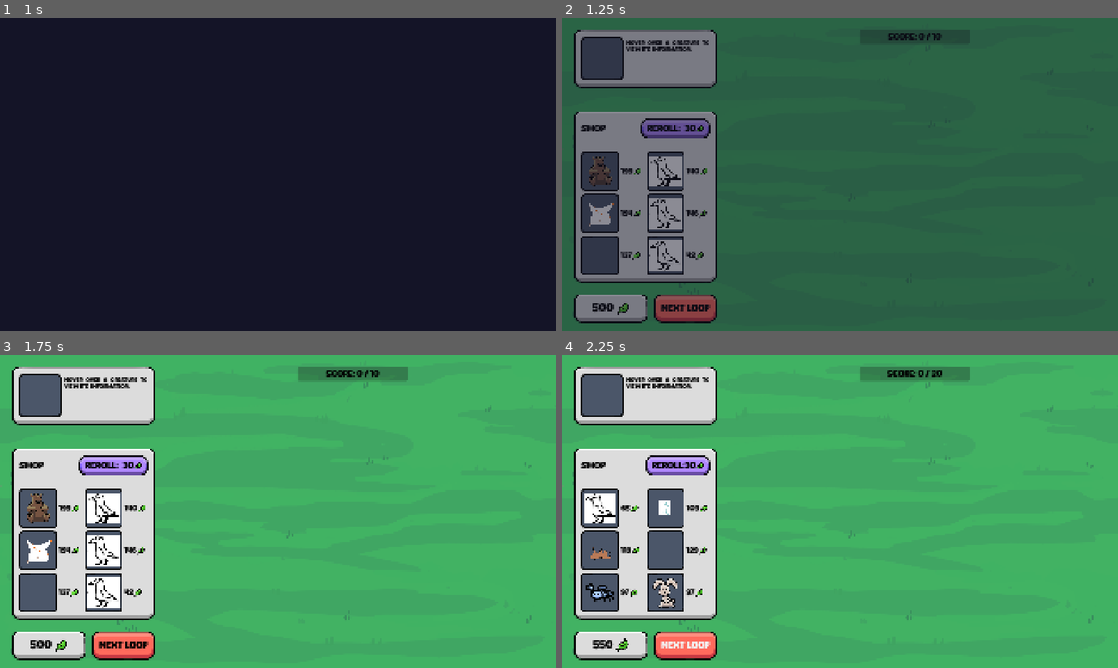
Above: before the commit, frames 1-4 (two rows, left to right).
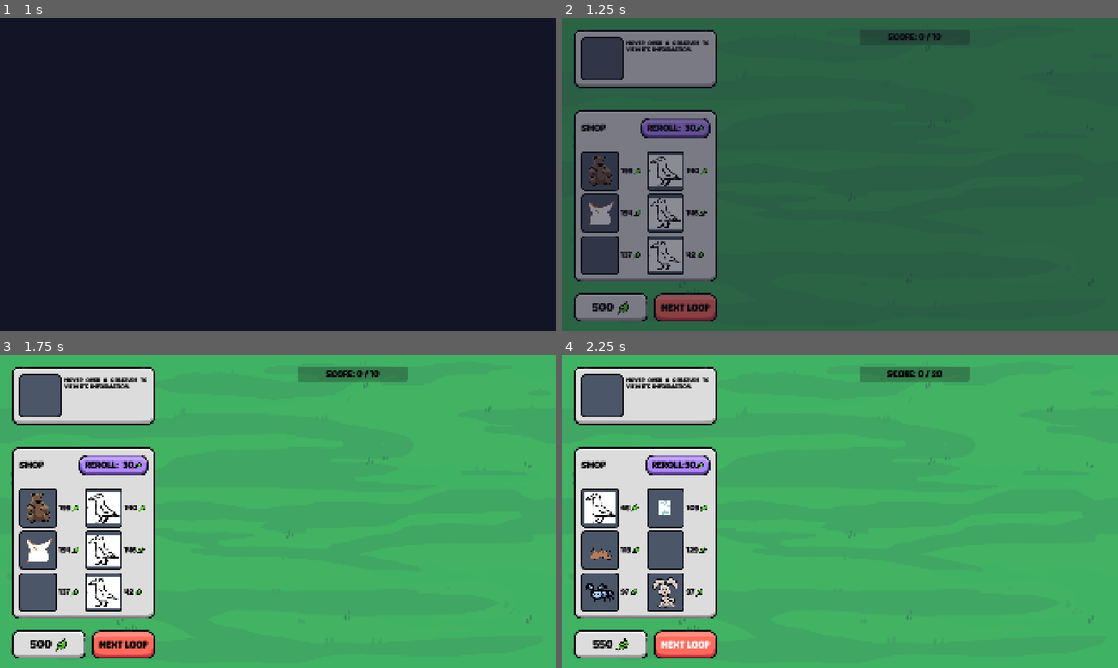
Above: after the commit, the same moments.

Repository: elliotfontaine/gmtk-2025-submission
Game: Godot game, scene res://scenes/main_menu.tscn
Same seed, same stepped clock (60 frames per second), same inputs: the game is played once before the commit and once after it. The engine's default icon, where the game draws it, is replaced by a stand-in: a white triangle on a blue panel in a dark square.
Inputs:
- Up to frame 1 (1 s): click "play." at 0.5 s
- Up to frame 2 (1.25 s): no input
- Up to frame 3 (1.75 s): click "Next Loop" at 1.25 s
- Up to frame 4 (2.25 s): click "Next Loop" at 2 s

Frame 1 is identical in both runs. In frame 2, 1.5% of the frame differs, in the area x 2-28%, y 3-98%; in frame 3, 2.2%, in the area x 2-66%, y 3-98%; in frame 4, 2.1%.

Commit message:
Functional game p1 (#49)
* feature: cannot start loop while loop running

* feature: cannot reroll grab or place during loop

* cleanup

Diff:
--- a/scenes/world.gd
+++ b/scenes/world.gd
@@ -16,10 +16,10 @@
 @onready var creature_card: CreatureCard = %CreatureCard
 @onready var progress_bar_score: ProgressBar = %ProgressBarScore
 @onready var sfx_player: AudioStreamPlayer2D = $SFX_Player
-
 @onready var initial_camera_zoom :float = camera.zoom.x
 @onready var currency_count: Label = %CurrencyCount
 @onready var shop_panel: ShopPanel = %ShopPanel
+@onready var next_loop_button: Button = %NextLoopButton
 
 ##placeholder system: length of wait times
 var game_speed: float = 0.8
@@ -38,6 +38,8 @@
 # to prevent race condition coming from Area2D mouse_exited not triggering in order
 ## buffer used for SpeciesCard display when hovering loop creatures
 var hovered_creature: Creature
+
+var currently_looping :bool = false
 
 func _ready() -> void:
 	money = money #(to trigger label update)
@@ -96,8 +98,15 @@
 func _on_next_loop_button_pressed() -> void:
 	sfx_player.stream = sfx_next_loop
 	sfx_player.play()
-	await run_loop()
-	next_level()
+	if not currently_looping:
+		currently_looping = true
+		next_loop_button.modulate = Color.DIM_GRAY
+		shop_panel.modulate = Color.DIM_GRAY
+		await run_loop()
+		next_level()
+		currently_looping = false
+		next_loop_button.modulate = Color.WHITE
+		shop_panel.modulate = Color.WHITE
 
 func run_loop() -> void:
 	await do_on_loop_start_actions()
@@ -555,21 +564,23 @@
 	update_creature_positions(false)
 
 func _on_shop_panel_floating_creature_asked(item: ShopItem) -> void:
-	if money > item.price:
-		current_held_item = item
-		current_item_price = item.price
-		set_floating_creature(item.species)
-	else:
-		pass
+	if not currently_looping:
+		if money > item.price:
+			current_held_item = item
+			current_item_price = item.price
+			set_floating_creature(item.species)
+		else:
+			pass
 
 func _on_slot_pressed(index: int) -> void:
-	if floating_creature.species != null:
-		money -= current_item_price
-		if current_held_item:
-			current_held_item.sold = true
-			print(current_held_item.sold)
-		add_creature(1, floating_creature.species.id, index)
-		unset_floating_creature()
+	if not currently_looping:
+		if floating_creature.species != null:
+			money -= current_item_price
+			if current_held_item:
+				current_held_item.sold = true
+				print(current_held_item.sold)
+			add_creature(1, floating_creature.species.id, index)
+			unset_floating_creature()
 
 func _unhandled_input(event):
 	if floating_creature.species != null:
@@ -593,9 +604,10 @@
 
 
 func _on_shop_panel_rerolled() -> void:
-	if money > reroll_price:
-		money -= reroll_price
-		shop_panel.do_reroll()
-
-		reroll_price += (reroll_price/5)
-		shop_panel.re_roll.text = "REROLL:" + str(reroll_price)
+	if not currently_looping:
+		if money > reroll_price:
+			money -= reroll_price
+			shop_panel.do_reroll()
+
+			reroll_price += (reroll_price/5)
+			shop_panel.re_roll.text = "REROLL:" + str(reroll_price)
--- a/scenes/world.tscn
+++ b/scenes/world.tscn
@@ -1,4 +1,5 @@
-[gd_scene load_steps=9 format=3 uid="uid://tcckc601ceki"]
+[gd_scene load_steps=12 format=3 uid="uid://tcckc601ceki"]
+
 
 [ext_resource type="Script" uid="uid://bg8gi7qa4s4qq" path="res://scenes/world.gd" id="1_f3sb7"]
 [ext_resource type="PackedScene" uid="uid://bxhthg1im0w32" path="res://scenes/floating_creature.tscn" id="2_036b0"]
@@ -63,12 +64,7 @@
 [node name="CreatureCard" parent="UI/MarginContainer/HBoxContainer/LeftSideUI" instance=ExtResource("2_tlwt5")]
 unique_name_in_owner = true
 layout_mode = 2
-
-[node name="NegativeSpace" type="Panel" parent="UI/MarginContainer/HBoxContainer/LeftSideUI"]
-layout_mode = 2
-size_flags_vertical = 3
-size_flags_stretch_ratio = 10.0
-theme_override_styles/panel = SubResource("StyleBoxEmpty_tlwt5")
+size_flags_vertical = 2
 
 [node name="ShopPanel" parent="UI/MarginContainer/HBoxContainer/LeftSideUI" instance=ExtResource("3_aqk2v")]
 unique_name_in_owner = true
@@ -99,6 +95,7 @@
 expand_mode = 3
 
 [node name="NextLoopButton" type="Button" parent="UI/MarginContainer/HBoxContainer/LeftSideUI/VBoxContainer"]
+unique_name_in_owner = true
 layout_mode = 2
 focus_mode = 0
 text = "Next Loop"
